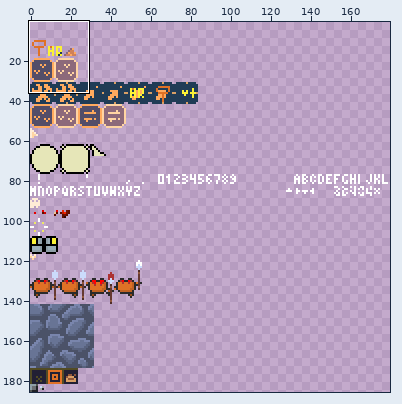
Sprite sheet -- src/assets/spritesheet-gen.png. The first picture is a wide view before the edit; the outline marks the close-up.
Close-up. Before:
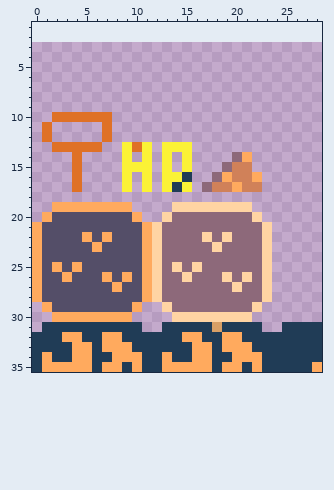
The file is 180x183 pixels. Colours within 5 levels of each other are drawn and written as one. Shown: x 0..28, y 1..35. The old version is drawn lined up with the new one, on the new canvas. The wide view leaves out empty margins.
New version:
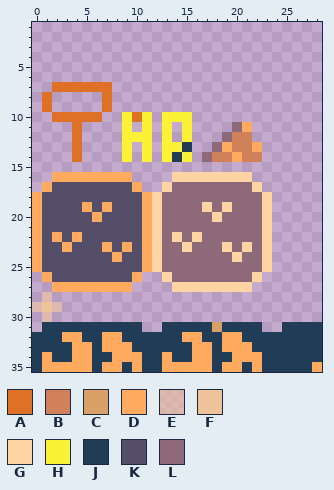
Palette (. is transparent): A #df7126  B #d08159  C #d9a066  D #ffaa5e  E #eec39a96  F #eec39a  G #ffd4a3  H #fbf236  J #203c56  K #544e68  L #8d697a
Changes in this commit:
canvas 180x183 -> 180x186, the old top-left corner now at 0,3
Changed rows in their new state; - is an unchanged pixel.
first column x 0:
 7 --AAAAAA----------------
 8 -A-----A----------------
 9 -A-----A----------------
10 -------.-HAH-HHH--------
11 -.--A--.-H-H-H-H----LD--
12 -.--A--.-HHH-H-H---LBB--
13 --..-..---.----J--LDBBD-
14 --------------J--LBBDBB-
15 ----.----...-.-.---...--
16 --DDDDDDDD-.-.GGGGGGGG.-
17 -DKKKKKKKKD.-GLLL-LLLLG-
18 DKKKKKKKKKKDGLLLLLLLLLLG
19 DKKKK-K-KKKDGLLLL-L-LLLG
20 DK----D---KDGL----G---LG
22 --D-DK-K------G-GL-L----
23 ---D--KD-D-----G--LG-G--
24 --------D-----------G---
25 --K-K---------L-L-------
26 .D-K---K-KD..G-L---L-LG.
27 ..DDDDDD-D....GGGGGG-G..
28 .E......................
29 EFE........--..........-
30 -E........----........--
Boxes around the changes in both close-ups, in picture pixels (x1, y1, x2, y2):
changed: (32, 82, 272, 322)
